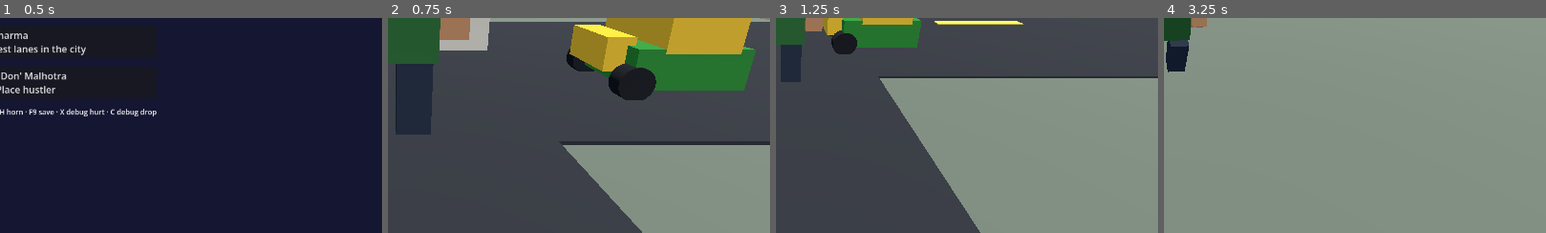
Above: before the commit, frames 1-4 (left to right).
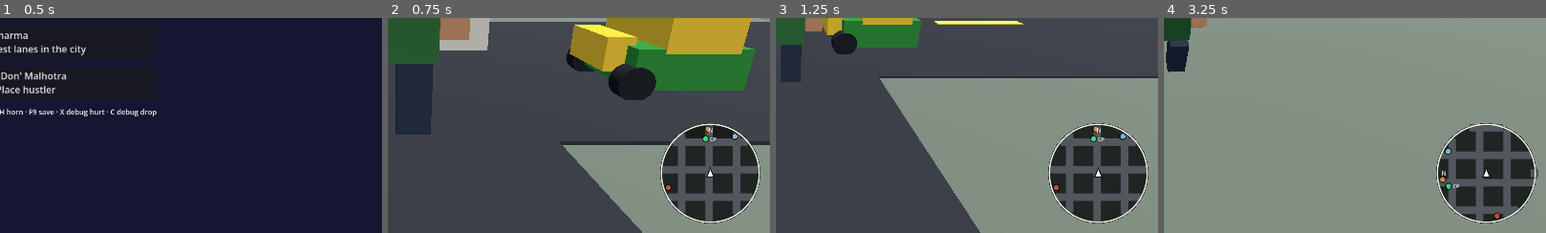
Above: after the commit, the same moments.

Repository: Ayushsahnios/delhi-freetown-loot
Game: Godot game, scene res://scenes/main.tscn
Two runs of this game, one before a commit and one after it. Both use one fixed random seed, a clock stepped at 60 frames per second and the inputs below.
Inputs:
- Up to frame 1 (0.5 s): no input
- Up to frame 2 (0.75 s): click "Jaspreet 'Sardar Ji' Singh Au…" at 0.5 s
- Up to frame 3 (1.25 s): no input
- Up to frame 4 (3.25 s): hold D (move_right) 1.28-2.03 s; hold Shift (run) 1.28-2.03 s; tap F (mission) at 1.35, 2.3 s; hold S (move_back) 2.03-2.78 s; tap Shift (run) at 2.1 s; hold D (move_right) from 2.78 s (still down); hold Shift (run) from 2.78 s (still down); tap H (horn) at 2.85 s
The pictures show only the part of the screen within x 50-100%, y 50-100%; the shares and areas given below are measured in that part.

Frame 1 is identical in both runs. In frame 2, 9.2% of the frame differs, in the area x 71-98%, y 48-96%; in frame 3, 9.5%; in frame 4, 9.5%.

Commit message:
Minimap: live top-down corner map
Rotating heading-up minimap (bottom-right) drawn in 2D from the city
grid constants: road grid, landmark dots with initials, pulsing
mission-objective blip, flashing police blips while wanted, north
marker and player arrow. No second 3D camera pass, so web and mobile
builds keep their frame budget.

Adds active_target() to missions and jeep_positions() to police as
small read-only accessors for the map blips.

Diff:
--- a/scripts/main.gd
+++ b/scripts/main.gd
@@ -16,6 +16,7 @@
 const PoliceScript := preload("res://scripts/police.gd")
 const MissionScript := preload("res://scripts/missions.gd")
 const AudioScript := preload("res://scripts/audio.gd")
+const MiniMapScript := preload("res://scripts/minimap.gd")
 
 const SKY_DAY := Color(0.53, 0.81, 0.92)
 const SKY_DUSK := Color(0.88, 0.48, 0.22)
@@ -47,6 +48,7 @@
 var _dead := false
 var _impact_cd := 0.0
 var _audio: Node
+var _minimap: Control
 var _hud_hp_bg: ColorRect
 var _hud_hp_fill: ColorRect
 var _hud_hp_text: Label
@@ -367,6 +369,9 @@
 	_toast.mouse_filter = Control.MOUSE_FILTER_IGNORE
 	_toast.visible = false
 	layer.add_child(_toast)
+	_minimap = MiniMapScript.new()
+	_minimap.setup(WORLD, PITCH, ROAD, GRID + 1, _landmarks)
+	layer.add_child(_minimap)
 
 
 func _build_select_ui() -> void:
@@ -459,6 +464,7 @@
 	_missions.register_player(player)
 	_cam_anchor = player.position
 	_audio.start_ambient()
+	_minimap.visible = true
 
 	var spots := [
 		[Vector3(ROAD / 2.0 + 1.5, 1.0, 2.0 * PITCH - BLOCK - 12.0), 0.0],
@@ -514,6 +520,11 @@
 				_police.chaos_ram()
 				_chaos_cd = 0.5
 	_update_camera(delta)
+	if _minimap.visible:
+		var focus: Node3D = current_auto if current_auto != null else player
+		_minimap.track(focus.global_position, focus.rotation.y)
+		_minimap.set_mission_target(_missions.active_target())
+		_minimap.set_police(_police.jeep_positions())
 
 
 func _toggle_vehicle() -> void:
@@ -579,6 +590,7 @@
 
 
 func _on_stars_changed(s: int) -> void:
+	_minimap.set_wanted(s)
 	if s <= 0:
 		_hud_stars.visible = false
 		return
--- /dev/null
+++ b/scripts/minimap.gd
@@ -0,0 +1,164 @@
+extends Control
+## Live top-down minimap (bottom-right): rotating heading-up view of the road
+## grid, landmark dots, active-mission blip and police blips while wanted.
+## Drawn in 2D from the same grid constants the city uses — no second 3D
+## camera pass, so web and mobile builds keep their frame budget.
+
+const SIZE := 168.0
+const MARGIN := 16.0
+const VIEW_RADIUS := 80.0  # world metres from the player to the map edge
+const BG := Color(0.08, 0.10, 0.09, 0.9)
+const ROAD_COLOR := Color(0.32, 0.34, 0.37)
+const RING := Color(0.95, 0.95, 0.9)
+const RING_WANTED := Color(0.95, 0.25, 0.2)
+const PLAYER_FILL := Color(1.0, 1.0, 1.0)
+const PLAYER_EDGE := Color(0.05, 0.05, 0.08)
+const MISSION_COLOR := Color(0.35, 1.0, 0.5)
+const LM_COLORS: Array[Color] = [
+	Color(0.2, 0.85, 0.45), Color(1.0, 0.62, 0.2),
+	Color(0.95, 0.35, 0.3), Color(0.55, 0.85, 1.0),
+]
+
+var _world := 0.0
+var _pitch := 0.0
+var _road_w := 0.0
+var _roads := 0
+var _landmarks: Array = []
+var _center := Vector2.ZERO
+var _scale := 1.0
+var _pos := Vector3.ZERO
+var _heading := 0.0
+var _target := Vector3.INF
+var _police_pts: Array[Vector3] = []
+var _wanted := 0
+var _t := 0.0
+
+
+func setup(world_size: float, pitch: float, road_width: float, road_count: int,
+		landmarks: Array) -> void:
+	_world = world_size
+	_pitch = pitch
+	_road_w = road_width
+	_roads = road_count
+	_landmarks = landmarks
+	_scale = (SIZE / 2.0 - 4.0) / VIEW_RADIUS
+	_center = Vector2(SIZE / 2.0, SIZE / 2.0)
+	size = Vector2(SIZE, SIZE)
+	position = Vector2(1280.0 - MARGIN - SIZE, 720.0 - MARGIN - SIZE)
+	mouse_filter = Control.MOUSE_FILTER_IGNORE
+	visible = false
+
+
+func track(p: Vector3, heading: float) -> void:
+	## Called by Main every frame with the on-foot player or the driven auto.
+	_pos = p
+	_heading = heading
+
+
+func set_mission_target(p: Vector3) -> void:
+	_target = p
+
+
+func set_police(pts: Array[Vector3]) -> void:
+	_police_pts = pts
+
+
+func set_wanted(stars: int) -> void:
+	_wanted = stars
+
+
+func _process(delta: float) -> void:
+	if not visible:
+		return
+	_t += delta
+	queue_redraw()
+
+
+func _draw() -> void:
+	draw_circle(_center, SIZE / 2.0, BG)
+	for i in range(_roads):
+		var line := -_world / 2.0 + i * _pitch - (_pitch - _road_w) / 2.0
+		var z_off := line - _pos.z
+		if absf(z_off) <= VIEW_RADIUS + _road_w:
+			_seg(Vector2(-_world / 2.0 - _pos.x, z_off),
+					Vector2(_world / 2.0 - _pos.x, z_off))
+		var x_off := line - _pos.x
+		if absf(x_off) <= VIEW_RADIUS + _road_w:
+			_seg(Vector2(x_off, -_world / 2.0 - _pos.z),
+					Vector2(x_off, _world / 2.0 - _pos.z))
+	for i in range(_landmarks.size()):
+		var lm: Dictionary = _landmarks[i]
+		_blip(lm["center"], LM_COLORS[i % LM_COLORS.size()], 4.0, true,
+				_initials(String(lm["name"])))
+	if _target.is_finite():
+		_blip(_target, MISSION_COLOR, 4.0 + sin(_t * 5.0) * 1.5, true)
+	if _wanted > 0:
+		var flash := Color(1.0, 0.25, 0.2) if int(_t * 5.0) % 2 == 0 \
+				else Color(0.25, 0.45, 1.0)
+		for pt in _police_pts:
+			_blip(pt, flash, 3.0, true)
+	var north := _center + Vector2(0.0, -1.0).rotated(_heading) \
+			* (SIZE / 2.0 - 12.0)
+	draw_string(ThemeDB.fallback_font, north + Vector2(-3.0, 4.0), "N",
+			HORIZONTAL_ALIGNMENT_LEFT, -1.0, 10, Color(1.0, 1.0, 1.0, 0.8))
+	var tip := _center + Vector2(0.0, -8.0)
+	var right := _center + Vector2(6.0, 6.0)
+	var left := _center + Vector2(-6.0, 6.0)
+	draw_colored_polygon(PackedVector2Array([tip, right, left]), PLAYER_FILL)
+	draw_polyline(PackedVector2Array([tip, right, left, tip]), PLAYER_EDGE, 1.5,
+			true)
+	var ring := RING if _wanted <= 0 \
+			else RING_WANTED.lerp(RING, 0.5 + 0.5 * sin(_t * 6.0))
+	draw_arc(_center, SIZE / 2.0 - 2.0, 0.0, TAU, 64, ring, 2.0, true)
+
+
+func _seg(a_world: Vector2, b_world: Vector2) -> void:
+	## Road segment in world-offset metres, clipped to the circular map.
+	var a: Vector2 = _center + a_world.rotated(_heading) * _scale
+	var b: Vector2 = _center + b_world.rotated(_heading) * _scale
+	var r := SIZE / 2.0 - 3.0
+	var d := b - a
+	var f := a - _center
+	var dd := d.dot(d)
+	if dd < 0.001:
+		return
+	var disc := f.dot(d) * f.dot(d) - dd * (f.dot(f) - r * r)
+	if disc < 0.0:
+		return
+	var sq := sqrt(disc)
+	var t1 := (-f.dot(d) - sq) / dd
+	var t2 := (-f.dot(d) + sq) / dd
+	if t1 > 1.0 or t2 < 0.0:
+		return
+	draw_line(a + d * maxf(t1, 0.0), a + d * minf(t2, 1.0), ROAD_COLOR,
+			maxf(_road_w * _scale, 3.0), true)
+
+
+func _blip(world_pos: Vector3, color: Color, radius: float, clamp_edge: bool,
+		letter := "") -> void:
+	var m: Vector2 = Vector2(world_pos.x - _pos.x, world_pos.z - _pos.z) \
+			.rotated(_heading) * _scale
+	var lim := SIZE / 2.0 - 10.0
+	var pinned := false
+	if m.length() > lim:
+		if not clamp_edge:
+			return
+		m = m.normalized() * lim
+		pinned = true
+	var pt := _center + m
+	var col := Color(color.r, color.g, color.b, 0.75) if pinned else color
+	draw_circle(pt, radius, col)
+	draw_arc(pt, radius + 1.5, 0.0, TAU, 12, Color(0.0, 0.0, 0.0, 0.55), 1.5,
+			true)
+	if letter != "" and not pinned:
+		draw_string(ThemeDB.fallback_font, pt + Vector2(radius + 3.0, 4.0),
+				letter, HORIZONTAL_ALIGNMENT_LEFT, -1.0, 9,
+				Color(1.0, 1.0, 1.0, 0.9))
+
+
+func _initials(name: String) -> String:
+	var out := ""
+	for word in name.split(" "):
+		if word.length() > 0:
+			out += word[0]
+	return out
--- a/scripts/missions.gd
+++ b/scripts/missions.gd
@@ -62,6 +62,15 @@
 
 func register_player(p: CharacterBody3D) -> void:
 	_player = p
+
+
+func active_target() -> Vector3:
+	## World position of the current objective marker, for the minimap.
+	## Vector3.INF when no mission is running.
+	if _active.is_empty():
+		return Vector3.INF
+	var objs: Array = _active["def"]["objs"]
+	return objs[int(_active["stage"])]["pos"]
 
 
 func abort_active(reason: String) -> void:
--- a/scripts/police.gd
+++ b/scripts/police.gd
@@ -70,6 +70,14 @@
 
 func stars() -> int:
 	return clampi(int(floor(heat + 0.001)), 0, MAX_STARS)
+
+
+func jeep_positions() -> Array[Vector3]:
+	## Live positions of the pursuing jeeps, for the minimap.
+	var pts: Array[Vector3] = []
+	for j in _jeeps:
+		pts.append(j.node.position)
+	return pts
 
 
 func _raise(amount: float) -> void:
Not shown, added: scripts/minimap.gd.uid
